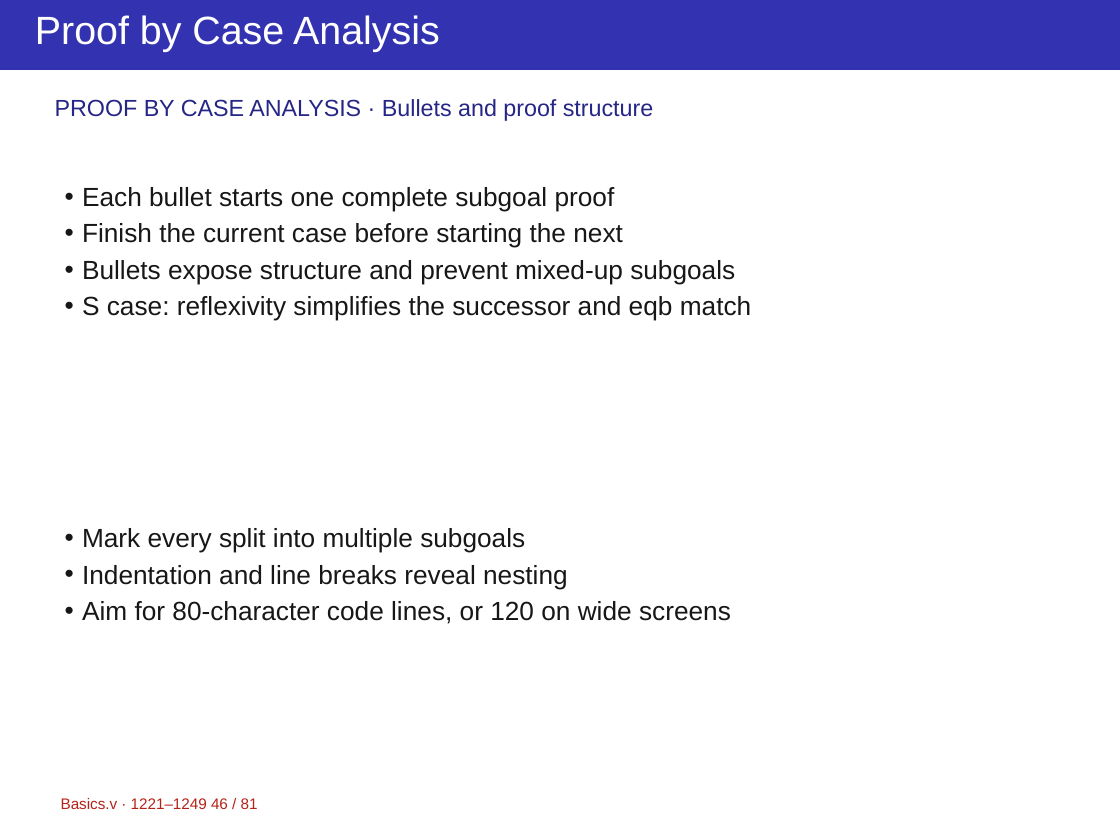
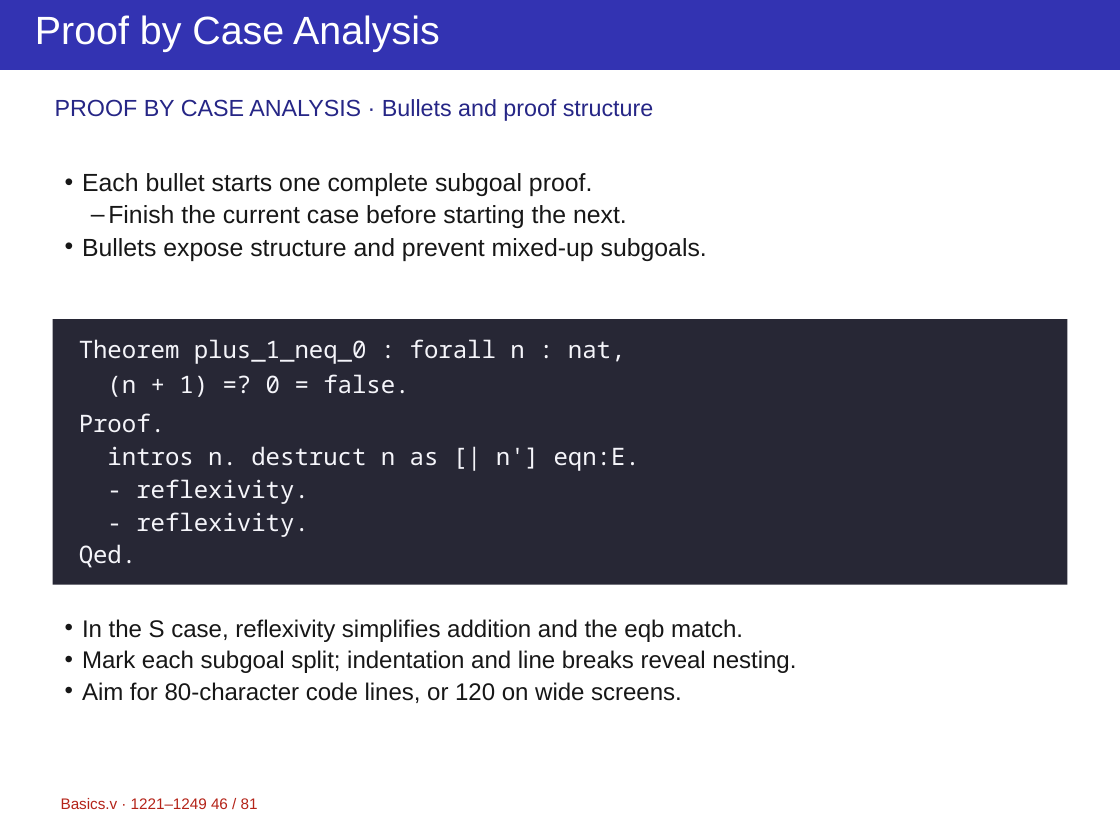
Before and after one commit to yuanruizhang5a/ppt-master, a slide deck: slide 46 of projects/course-rocq/Basics-2.pptx. Drawn at 1120x840 pixels with LibreOffice and Linux fonts; fonts in the diff are those of the drawing. Boxes give left, top, right and bottom in pixels: in the first picture for what was removed or moved away, otherwise in the second. Text is boxed around its words. In the diff, an @@ line names an element or a change of style, - is before the commit and + after.

```diff
--- a/projects/course-rocq/Basics-2.pptx
+++ b/projects/course-rocq/Basics-2.pptx
@@ text at bbox=[82, 173, 707, 261]: text changed; size 18 to 17 pt @@
-• Each bullet starts one complete subgoal proof
-• Finish the current case before starting the next
-• Bullets expose structure and prevent mixed-up subgoals
-• S case: reflexivity simplifies the successor and eqb match
+• Each bullet starts one complete subgoal proof.
+  – Finish the current case before starting the next.
+• Bullets expose structure and prevent mixed-up subgoals.
@@ rectangle added at bbox=[52, 319, 1068, 585], fill #272735 @@
@@ text added at bbox=[79, 339, 640, 568], 16.5 pt, text #F5F5FA @@
+Theorem plus_1_neq_0 : forall n : nat,
+(n + 1) =? 0 = false.
+Proof.
+intros n. destruct n as [| n'] eqn:E.
+- reflexivity.
+- reflexivity.
+Qed.
@@ text at bbox=[82, 619, 796, 703]: text changed; size 18 to 16.5 pt @@
-• Mark every split into multiple subgoals
-• Indentation and line breaks reveal nesting
-• Aim for 80-character code lines, or 120 on wide screens
+• In the S case, reflexivity simplifies addition and the eqb match.
+• Mark each subgoal split; indentation and line breaks reveal nesting.
+• Aim for 80-character code lines, or 120 on wide screens.
```
Also in this commit, not shown: 14 other slides changed, 6 other files.
